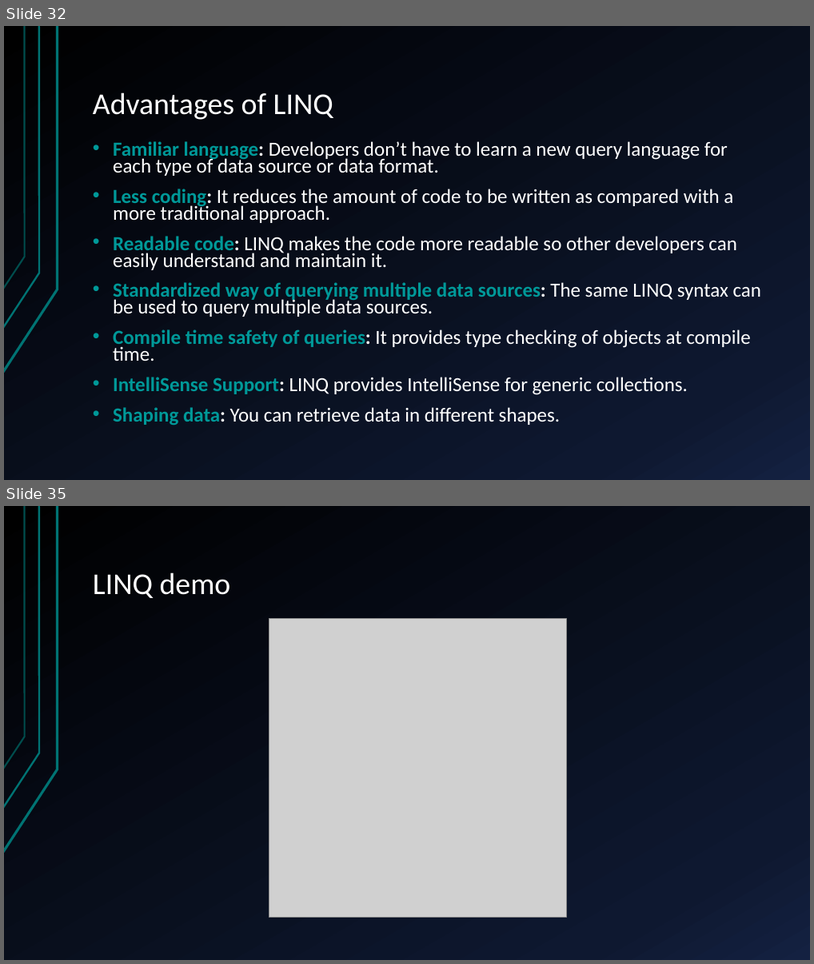
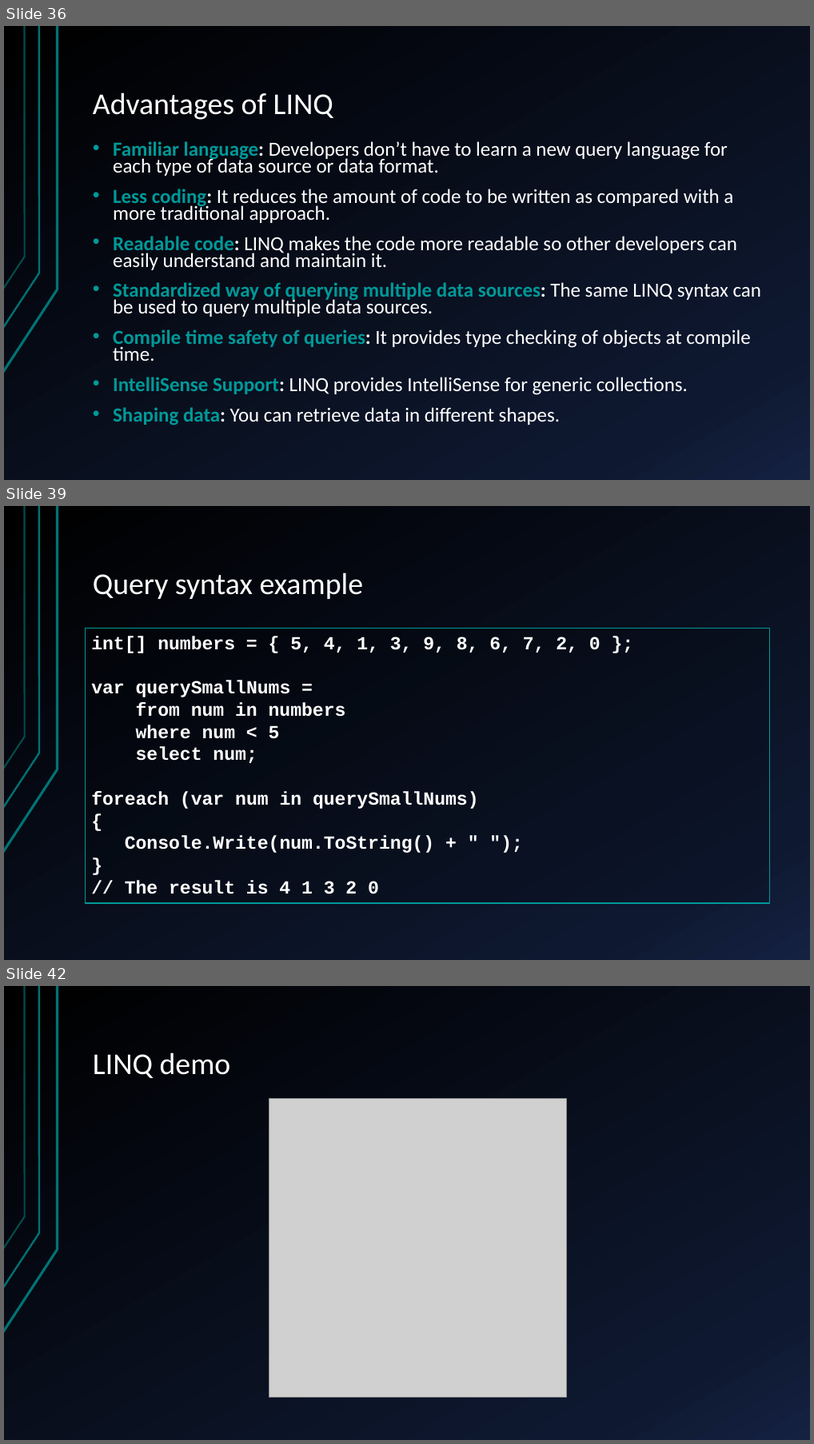
Before and after one commit to didox2/NbuProgrammingInDotNet, a slide deck: Presentations/5. Advanced C#/AdvancedTopics.pptx. Shown one above the other, each under a label of ours: slides 32 and 35 before the commit, slides 36, 39 and 42 after it; the slides between them are not shown. The pictures are 814x964 and 814x1444 pixels, drawn with LibreOffice and Linux fonts; fonts in the diff are those of the drawing; grey boxes stand for pictures. Boxes give left, top, right and bottom in pixels: in the first picture for what was removed or moved away, otherwise in the second. Text is boxed around its words. In the diff, an @@ line names an element or a change of style, - is before the commit and + after.

```diff
--- a/Presentations/5. Advanced C#/AdvancedTopics.pptx
+++ b/Presentations/5. Advanced C#/AdvancedTopics.pptx
@@ slide 39 added at [4,506,810,960], background gradient #000000 to #0F1931 to #142242; not listed: 3 template elements that a slide beside it also shows @@
@@ title added at [93,572,364,599], 36 pt, text #FFFFFF @@
+Query syntax example
@@ rectangle added at [86,628,770,903], fill #000000 at 15% opacity, outline #009999 1 pt, 22 pt, text #FFFFFF, bold @@
+int[] numbers = { 5, 4, 1, 3, 9, 8, 6, 7, 2, 0 };
+var querySmallNums =
+from num in numbers
+where num < 5
+select num;
+foreach (var num in querySmallNums)
+{
+Console.Write(num.ToString() + " ");
+}
+// The result is 4 1 3 2 0
@@ what was slide 32 is now slide 36 @@
@@ what was slide 35 is now slide 42 @@
```
Also in this commit, not shown: 1 slide changed, 6 other slides added, 1 other file.
